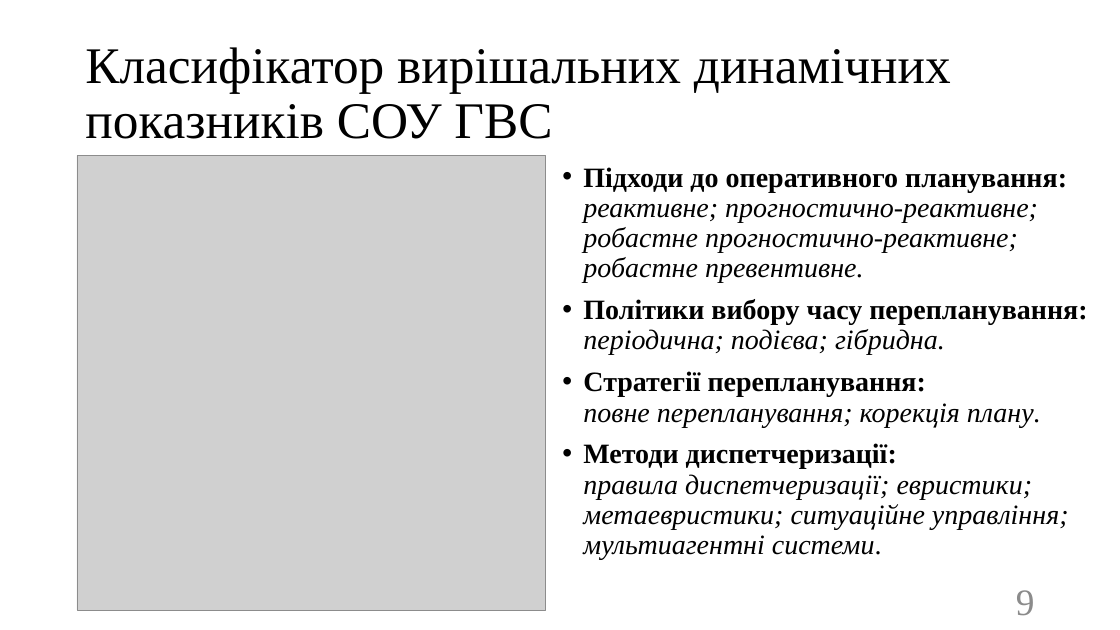
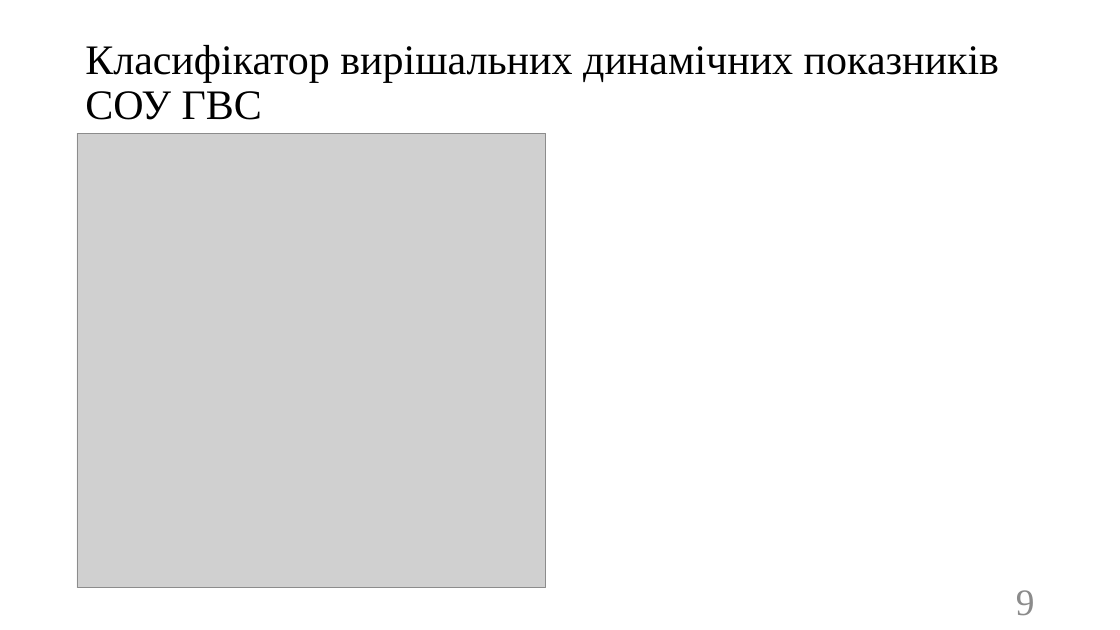
Before and after one commit to SPS-ik/diss, a slide deck: slide 9 of !pres.pptx. Drawn at 1120x630 pixels with LibreOffice and Linux fonts; fonts in the diff are those of the drawing; grey boxes stand for pictures. Boxes give left, top, right and bottom in pixels: in the first picture for what was removed or moved away, otherwise in the second. Text is boxed around its words. In the diff, an @@ line names an element or a change of style, - is before the commit and + after.

```diff
--- a/!pres.pptx
+++ b/!pres.pptx
@@ title "Класифікатор вирішальних динамічних показників СОУ ..." at (85, 45, 999, 120): size 44 to 36 pt @@
@@ picture: place and size @@
-picture at (77, 155, 546, 610)
+picture at (77, 134, 546, 588)
@@ text removed at (583, 167, 1087, 560) @@
-• Підходи до оперативного планування: реактивне; прогностично-реактивне; робастне прогностично-реактивне; робастне превентивне.
-• Політики вибору часу перепланування: періодична; подієва; гібридна.
-• Стратегії перепланування: повне перепланування; корекція плану.
-• Методи диспетчеризації: правила диспетчеризації; евристики; метаевристики; ситуаційне управління; мультиагентні системи.
```
Also in this commit, not shown: 11 other slides changed, 1 other file.
